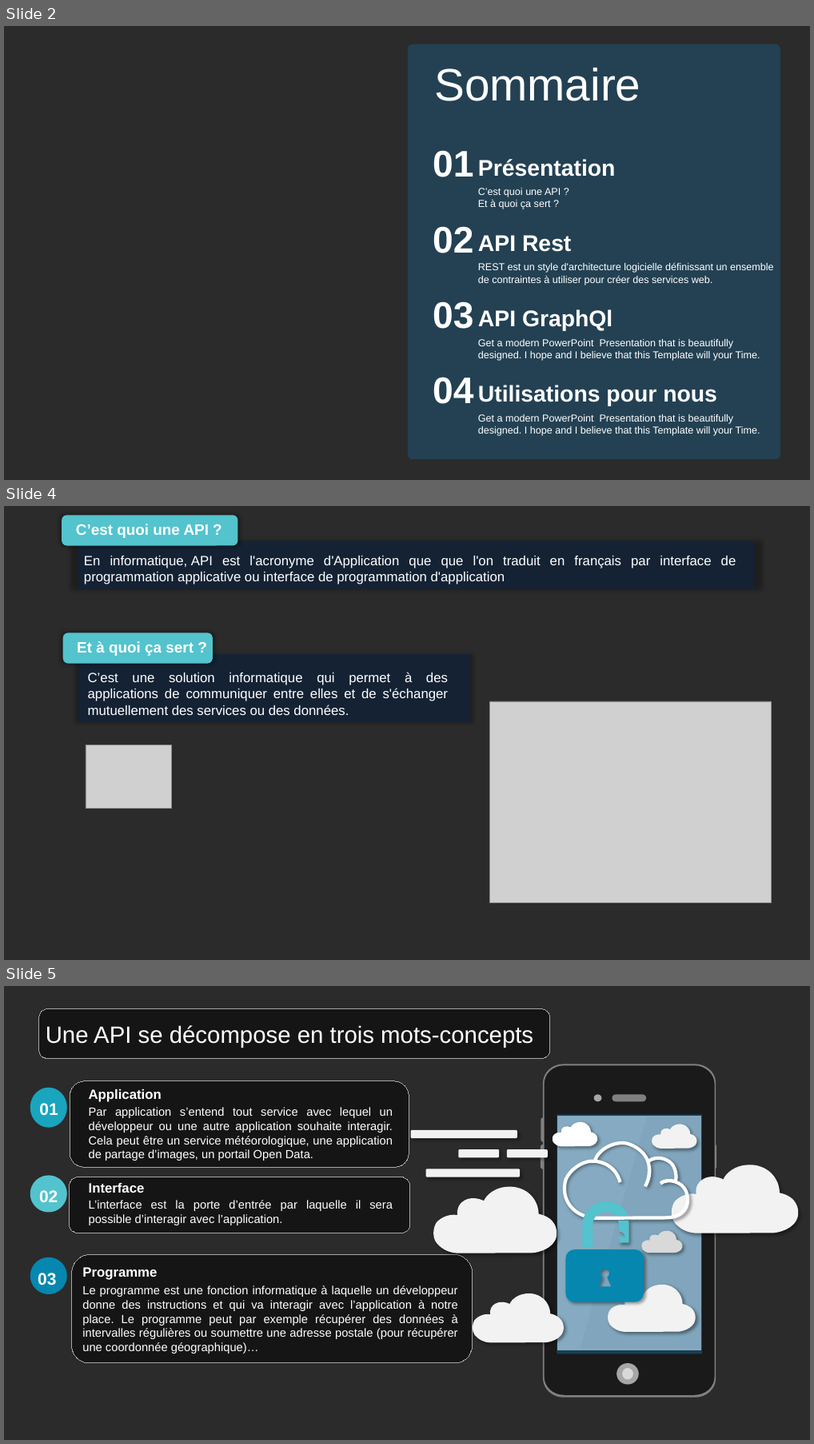
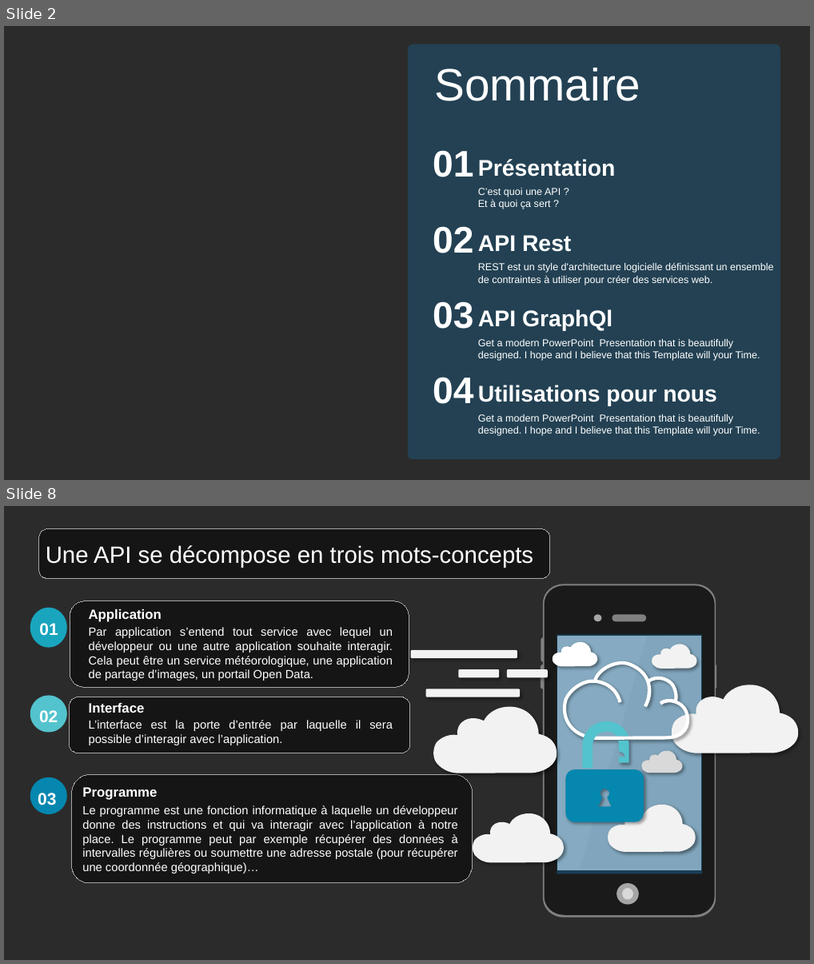
Before and after one commit to Mario-35/api-prestentation, a slide deck: prestentation.pptx. Shown one above the other, each under a label of ours: slides 2, 4 and 5 before the commit, slides 2 and 8 after it; the slides between them are not shown. The pictures are 814x1444 and 814x964 pixels, drawn with LibreOffice and Linux fonts; fonts in the diff are those of the drawing; grey boxes stand for pictures; background and template pictures are left out; a plain dark background stands for a picture behind light text. Boxes give left, top, right and bottom in pixels: in the first picture for what was removed or moved away, otherwise in the second. Text is boxed around its words. In the diff, an @@ line names an element or a change of style, - is before the commit and + after.

```diff
--- a/prestentation.pptx
+++ b/prestentation.pptx
@@ slide 4 removed at [4,506,810,960], background picture (left out) @@
@@ rounded rectangle removed at [62,515,238,546] @@
@@ text removed at [76,524,209,538] @@
-C’est quoi une API ?
@@ rectangle removed at [78,541,754,589] @@
@@ text removed at [84,556,737,584] @@
-En informatique, API est l'acronyme d'Application que que l'on traduit en français par interface de programmation applicative ou interface de programmation d'application
@@ rounded rectangle removed at [63,632,214,664] @@
@@ text removed at [77,641,194,656] @@
-Et à quoi ça sert ?
@@ rectangle removed at [78,654,470,721] @@
@@ text removed at [88,672,448,715] @@
-C’est une solution informatique qui permet à des applications de communiquer entre elles et de s'échanger mutuellement des services ou des données.
@@ picture removed at [490,701,772,902] @@
@@ picture removed at [86,744,171,808] @@
@@ what was slide 5 is now slide 8 @@
```
Also in this commit, not shown: 7 slides added.
